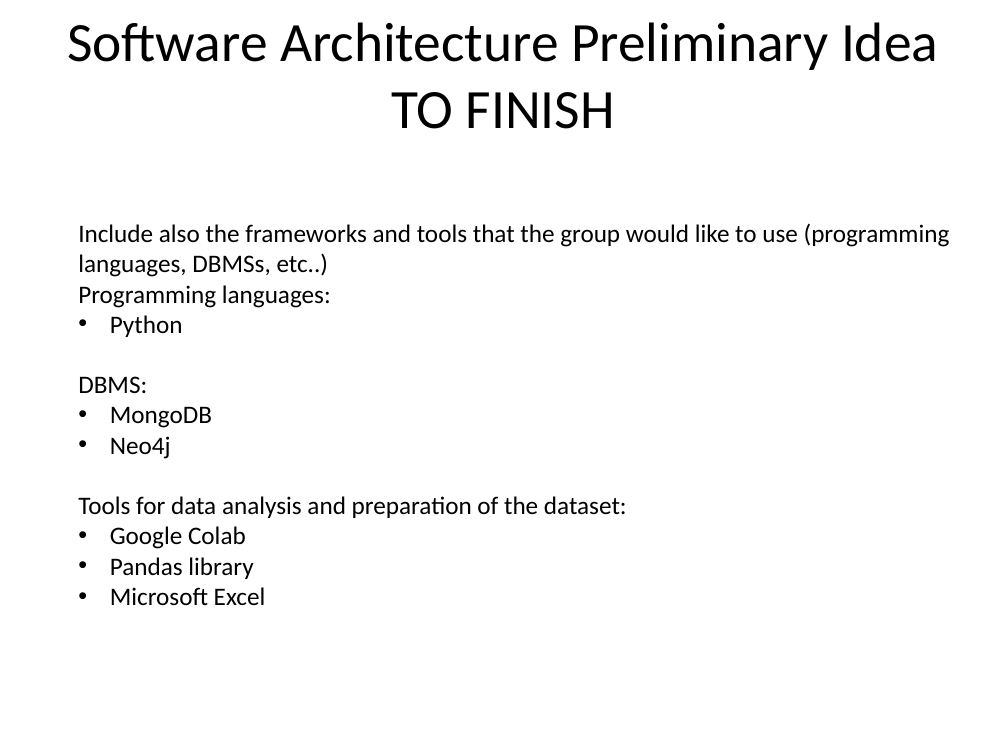
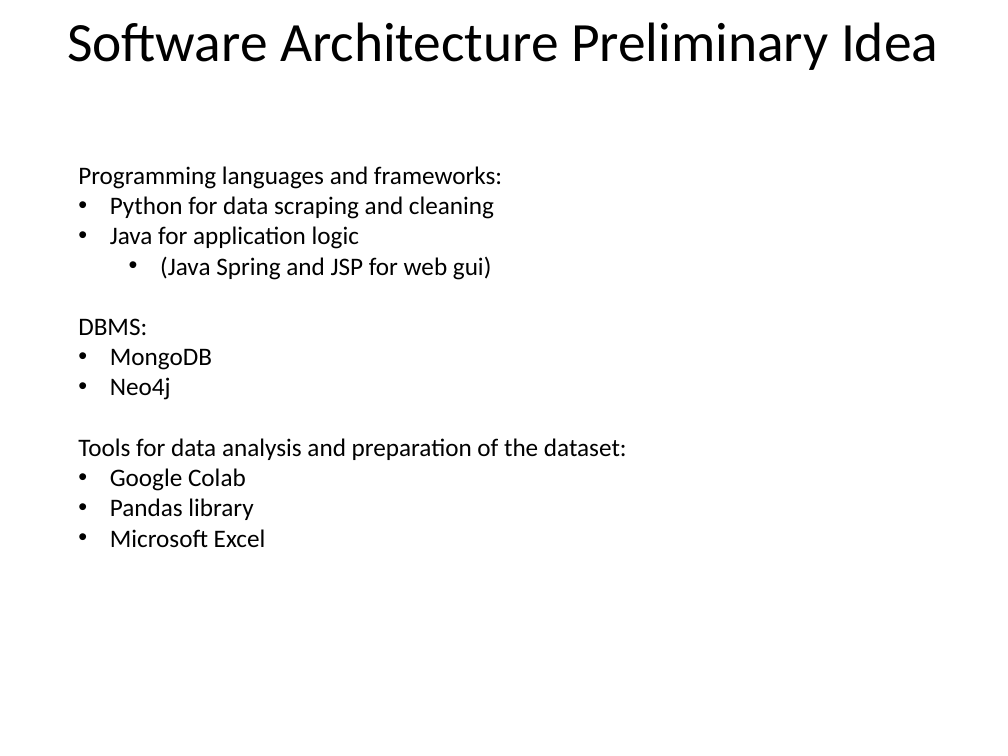
Before and after one commit to glmquint/RottenMovies, a slide deck: slide 8 of Presentazione.pptx. Drawn at 1008x756 pixels with LibreOffice and Linux fonts; fonts in the diff are those of the drawing; background and template pictures are left out. Boxes give left, top, right and bottom in pixels: in the first picture for what was removed or moved away, otherwise in the second. Text is boxed around its words. In the diff, an @@ line names an element or a change of style, - is before the commit and + after.

```diff
--- a/Presentazione.pptx
+++ b/Presentazione.pptx
@@ title at <box>67,22,938,70</box>: text changed @@
-Software Architecture Preliminary Idea
-TO FINISH
+Software Architecture Preliminary Idea
@@ text "Programming languages and frameworks:": place and size @@
-text "Programming languages and frameworks:" at <box>78,223,950,605</box>
+text "Programming languages and frameworks:" at <box>78,166,627,547</box>
@@ text at <box>78,166,502,280</box>: text changed @@
-Include also the frameworks and tools that the group would like to use (programming languages, DBMSs, etc..)
-Programming languages:
-• Python
+Programming languages and frameworks:
+• Python for data scraping and cleaning
+• Java for application logic
+  • (Java Spring and JSP for web gui)
```
Also in this commit, not shown: 6 other slides changed, 5 other files.
